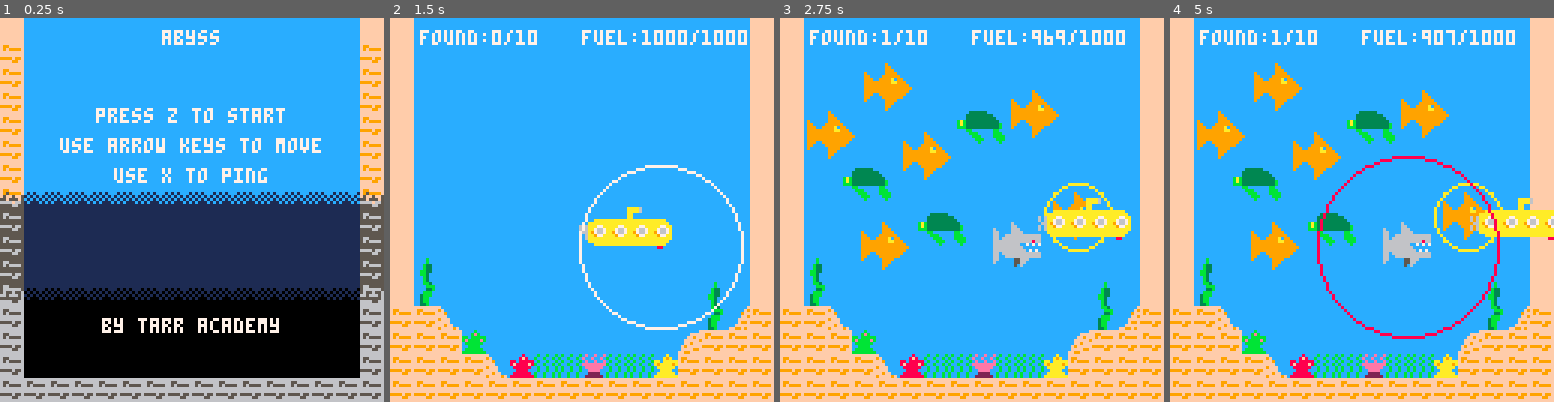
Above: before the commit, frames 1-4 (left to right).
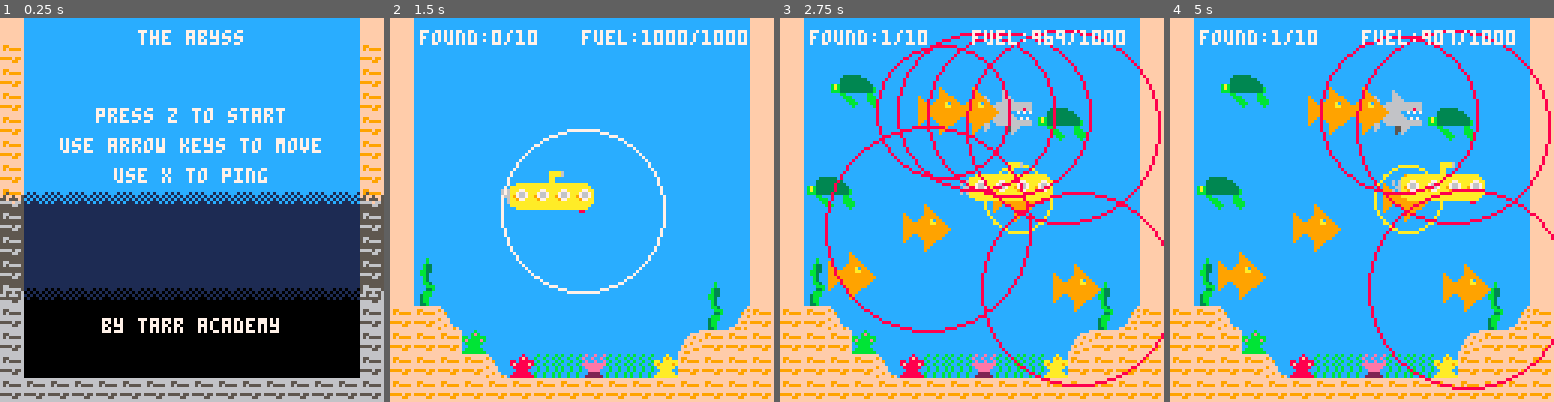
Above: after the commit, the same moments.

Repository: delaneyj/tarr
Game: PICO-8 cartridge carts/abyss.p8
Two runs of this game, one before a commit and one after it. Both use one fixed random seed, a clock stepped at 60 frames per second and the inputs below.
Inputs:
- Up to frame 1 (0.25 s): no input
- Up to frame 2 (1.5 s): tap X (X key) at 0.33, 1.07 s; tap O (Z key) at 0.7 s
- Up to frame 3 (2.75 s): hold Right 1.6-2.1 s; tap O (Z key) at 1.7, 2.1, 2.5 s; tap X (X key) at 1.85 s; hold Up 2.15-2.42 s; hold Right from 2.47 s (still down)
- Up to frame 4 (5 s): tap O (Z key) every 0.4 s from 2.9 to 4.9 s; tap X (X key) at 2.97, 4.08 s; release Right at 3.03 s; hold Left 3.08-3.58 s; hold Down 3.63-3.97 s; hold Right 4.02-4.68 s; hold Up from 4.73 s (still down)

The runs differ from the first frame. In frame 1, 0.4% of the frame differs, in the area x 35-64%, y 3-8%; in frame 2, 5.0%; in frame 3, 19%, in the area x 7-100%, y 3-97%; in frame 4, 19%.

Commit message:
add game fixes

Diff:
--- a/abyss.lua
+++ b/carts/abyss.lua
@@ -16,6 +16,8 @@
     }
 
     creatures = {}
+    creatures_personnel_space = 8
+    t = 0
 
     levels = {
         {
@@ -38,8 +40,8 @@
                 count = 10,
                 sprites = {
                     {name = "jellfish", idx = 35, w = 1, h = 2},
-                    {name = "oarfish", idx = 33, w = 2, h = 1},
-                    {name = "snake", idx = 69, w = 2, h = 1}
+                    {name = "oarfish", idx = 36, w = 2, h = 1},
+                    {name = "snake", idx = 52, w = 2, h = 1}
                 }
             }
         }, {
@@ -60,11 +62,12 @@
     level_idx = 1
     level = levels[level_idx]
 
+    local fuel = 1000
     submarine = {
-        x = 63,
-        y = 63,
+        x = 64,
+        y = 64,
         sprite = {idx = 14, w = 4, h = 2},
-        fuel = {current = 1000, max = 1000, burn_rate = 1},
+        fuel = {current = fuel, max = fuel, burn_rate = 1},
         speed = {x = 1, y = 0.35}
     }
 
@@ -72,6 +75,7 @@
 end
 
 function _update()
+    t = t + 1
     if screen == screen_title then
         update_title()
     elseif screen == screen_game then
@@ -107,17 +111,37 @@
             r = 4 * sqrt(s.w * s.w + s.h * s.h)
         }
 
+        local attempts = 0
         local has_collision_with_creatures = true
         while has_collision_with_creatures do
             c.x = rnd_min_max(16, 120 - s.w * 8)
-            c.y = rnd_min_max(16, 96 - s.h * 8)
+            c.y = rnd_min_max(16, 108 - s.h * 8)
+
+            local expanded = {
+                x = c.x - creatures_personnel_space,
+                y = c.y - creatures_personnel_space,
+                w = c.w * 8 + creatures_personnel_space * 2,
+                h = c.h * 8 + creatures_personnel_space * 2
+            }
 
             has_collision_with_creatures = false
             for other in all(creatures) do
-                if has_collision_aabb(c, other) then
+                local other_aabb = {
+                    x = other.x,
+                    y = other.y,
+                    w = other.w * 8,
+                    h = other.h * 8
+                }
+                if has_collision_aabb(expanded, other_aabb) then
                     has_collision_with_creatures = true
                     break
                 end
+            end
+            attempts = attempts + 1
+
+            if attempts > 100 then
+                print("failed to place creature")
+                break
             end
         end
 
@@ -149,7 +173,7 @@
 function draw_title()
     cls(0)
     map(51, 0, 0, 0, 16, 16)
-    center_text("abyss", 4, 7)
+    center_text("the abyss", 4, 7)
     center_text("press z to start", 30, 7)
     center_text("use arrow keys to move", 40, 7)
     center_text("use x to ping", 50, 7)
@@ -177,19 +201,37 @@
     local sub_moved = false
     if btn(0) then
         submarine.x = submarine.x - submarine.speed.x
-        sub_moved = true
+        if submarine.x < 7 then
+            submarine.x = 7
+        else
+            sub_moved = true
+        end
     end
     if btn(1) then
         submarine.x = submarine.x + submarine.speed.x
-        sub_moved = true
+        if submarine.x > 116 then
+            submarine.x = 116
+        else
+            sub_moved = true
+        end
     end
     if btn(2) then
         submarine.y = submarine.y - submarine.speed.y
-        sub_moved = true
+        if submarine.y < 0 then
+            submarine.y = 0
+        else
+            sub_moved = true
+        end
     end
     if btn(3) then
         submarine.y = submarine.y + submarine.speed.y
-        sub_moved = true
+
+        if submarine.y > 108 then
+            submarine.y = 108
+        else
+            sub_moved = true
+        end
+
     end
 
     -- burn fuel
@@ -201,9 +243,7 @@
     -- toggle debug
     if btnp(4) then show_debug = not show_debug end
 
-    sonar = {x = pings.submarine_offset.x, y = pings.submarine_offset.y}
-    sonar.x = sonar.x + submarine.x
-    sonar.y = sonar.y + submarine.y
+    sonar = {x = submarine.x, y = submarine.y}
 
     -- add ping
     if btnp(5) then
@@ -225,18 +265,21 @@
 
         -- check for collisions
         for c in all(creatures) do
-            local seen = sent_ping.creatures[c]
-            if not seen then
-                collided = collision_circle_sprite(sent_ping, c)
-                if collided.inside then
-                    add(pings.bounced, {
-                        x = c.x,
-                        y = c.y,
-                        r = sqrt(c.w * c.w + c.h * c.h),
-                        speed = pings.speed,
-                        from = c
-                    })
-                    sent_ping.creatures[c] = true
+            if not c.found then
+
+                local seen = sent_ping.creatures[c]
+                if not seen then
+                    collided = collision_circle_sprite(sent_ping, c)
+                    if collided.inside then
+                        add(pings.bounced, {
+                            x = c.x,
+                            y = c.y,
+                            r = sqrt(c.w * c.w + c.h * c.h),
+                            speed = pings.speed,
+                            from = c
+                        })
+                        sent_ping.creatures[c] = true
+                    end
                 end
             end
         end
@@ -276,9 +319,19 @@
 
     if found_creatures then sfx(0) end
 
-    if submarine.fuel.current <= 0 then screen = screen_over end
-
-    if found_all() then level_completed = true end
+    if submarine.fuel.current <= 0 then
+        screen = screen_over
+        sfx(20)
+    end
+
+    if found_all() then
+        level_completed = true
+        if level_idx < #levels then
+            sfx(22)
+        else
+            music(1)
+        end
+    end
 end
 
 function found_all()
@@ -308,7 +361,15 @@
     end
 
     -- draw submarine
-    spr(12, submarine.x, submarine.y, 4, 2)
+    local flip = false
+    local subx = submarine.x - pings.submarine_offset.x
+    local suby = submarine.y - pings.submarine_offset.y
+    if submarine.x < 64 then
+        flip = true
+        subx = subx + pings.submarine_offset.x
+    end
+    spr(12, subx, suby, 4, 2, flip)
+
     -- spr(submarine.sprite.idx, submarine.x, submarine.y, submarine.sprite.w, submarine.sprite.h)
 
     -- draw pings
@@ -338,6 +399,13 @@
             center_text("press z to continue", 32, 7)
         end
     end
+
+    local tx = flr(submarine.fuel.current / 10)
+    if t % tx == 0 and not is_over then
+        local slot = fit(submarine.fuel.current, 0, submarine.fuel.max, 32, 0)
+        sfx(15, -1, slot, 1)
+    end
+
 end
 
 -- >8
@@ -377,19 +445,9 @@
     return p.x >= tlx and p.x <= brx and p.y >= tly and p.y <= bry
 end
 
-function has_collision_aabb(a, b)
-    local aw = a.w * 8
-    local ah = a.h * 8
-    local bw = b.w * 8
-    local bh = b.h * 8
-
-    if a.x + aw < b.x then return false end
-    if a.x > b.x + bw then return false end
-    if a.y + ah < b.y then return false end
-    if a.y > b.y + bh then return false end
-
-    return true
-
+function has_collision_aabb(rect1, rect2)
+    return rect1.x < rect2.x + rect2.w and rect1.x + rect1.w > rect2.x and
+               rect1.y < rect2.y + rect2.h and rect1.y + rect1.h > rect2.y
 end
 
 function fit(value, old_min, old_max, new_min, new_max)
--- a/abyss.p8
+++ b/carts/abyss.p8
@@ -23,20 +23,20 @@
 00000000000000099900000000000000000000000000000000000000000000000000000000000000000000000000000000000000000000000000000000880000
 00000000000000099000000000000000000000000000000000000000000000000000000000000000000000000000000000000000000000000000000000000000
 00000000000000090000000000000000000000000000000000000000000000000000000000000000000000000000000000000000000000000000000000000000
-00000000000000600000000000eeee00000000000000000000000000000000000000000000000000000000000000000000000000000000000000000000000000
-0000000000000066000000000e2222e0002002000000000000000000000000000000000000000000000000000000000000000000000000000000000000000000
-000000006000006660000000e222222e020020000000000000000000000000000000000000000000000000000000000000000000000000000000000000000000
-000000006600006666000000e222222e020200200200200200000000000000000000000000000000000000000000000000000000000000000000000000000000
-000000006600666666666666e222222e077002002002002000000000000000000000000000000000000000000000000000000000000000000000000000000000
-0000000066066666666666660eeeeee077a777777777777000000000000000000000000000000000000000000000000000000000000000000000000000000000
-000000006666666666666866e00e00e0777777777777777700000000000000000000000000000000000000000000000000000000000000000000000000000000
-000000006666666660070707e00e00e0077000000000000000000000000000000000000000000000000000000000000000000000000000000000000000000000
-0000000066666666660000000e00e00e000000000000000500000000000000000000000000000000000000000000000000000000000000000000000000000000
-0000000066666666666070700e00e00e055000000000007500000000000000000000000000000000000000000000000000000000000000000000000000000000
-000000006606666666666666e00e00e055a575700000057000000000000000000000000000000000000000000000000000000000000000000000000000000000
-000000006600666666666666e00e00e0555575757000750000000000000000000000000000000000000000000000000000000000000000000000000000000000
-0000000066000005566600000e00e00e055000057505700000000000000000000000000000000000000000000000000000000000000000000000000000000000
-0000000060000005566000000e00e00e000000000575000000000000000000000000000000000000000000000000000000000000000000000000000000000000
+00000000000000600000000000eeee00000000000000000000000000000000000000000000000000000000000000000000000000aa6600000000000660000000
+0000000000000066000000000e2222e0002002000000000000000000000000000000000000000000000000000000000000000000aa6600000000000660000000
+000000006000006660000000e222222e020020000000000000000000000000000000000000000000000000000000000000000000aa0000000000000aa0000000
+000000006600006666000000e222222e020200200200200200000000000000000000000000000000000000000000000000000000aa0000000000000aa0000000
+000000006600666666666666e222222e077002002002002000000000000000000000000000000000000000000000000000000aaaaaaaaaa0000aaaaaaaaaa000
+0000000066066666666666660eeeeee077a77777777777700000000000000000000000000000000000000000000000000000aaaaaaaaaaa0000aaaaaaaaaa000
+000000006666666666666866e00e00e07777777777777777000000000000000000000000000000000000000000000000000a7a7a7a7aaa77007aa777777aa700
+000000006666666660070707e00e00e0077000000000000000000000000000000000000000000000000000000000000060a767676767a966006a66666666a600
+0000000066666666660000000e00e00e00000000000000050000000000000000000000000000000000000000000000006aa767676767aa99009aa999999aa900
+0000000066666666666070700e00e00e055000000000007500000000000000000000000000000000000000000000000060a97979797aaaaa00aaaaaaaaaaaa00
+000000006606666666666666e00e00e055a5757000000570000000000000000000000000000000000000000000000000000aaaaaaaaaaaaa00aaaaaaaaaaaa00
+000000006600666666666666e00e00e055557575700075000000000000000000000000000000000000000000000000000000aaaaaaaaaaa000aaaaaaaaaaaa00
+0000000066000005566600000e00e00e055000057505700000000000000000000000000000000000000000000000000000000aaaaaaaaaa00000aaaaaaaa0000
+0000000060000005566000000e00e00e000000000575000000000000000000000000000000000000000000000000000000000000000880000000000880000000
 000000000000000506000000e00e00e0000000000070000000000000000000000000000000000000000000000000000000000000000000000000000000000000
 000000000000000000000000e00e00e0000000000000000000000000000000000000000000000000000000000000000000000000000000000000000000000000
 0000000000000000000000000000000000000000000000660000000000000eeeeeee000000000000000000000000000000000000000066666666000000000000
Not shown, added: activity_log.txt
Not shown, changed: the music (__music__) section of carts/abyss.p8
Not shown, changed: the sound effects (__sfx__) section of carts/abyss.p8
Not shown, added: config.txt
Not shown, added: log.txt
Not shown, added: sdl_controllers.txt
Not shown, removed: index.html
Not shown, removed: index.js
